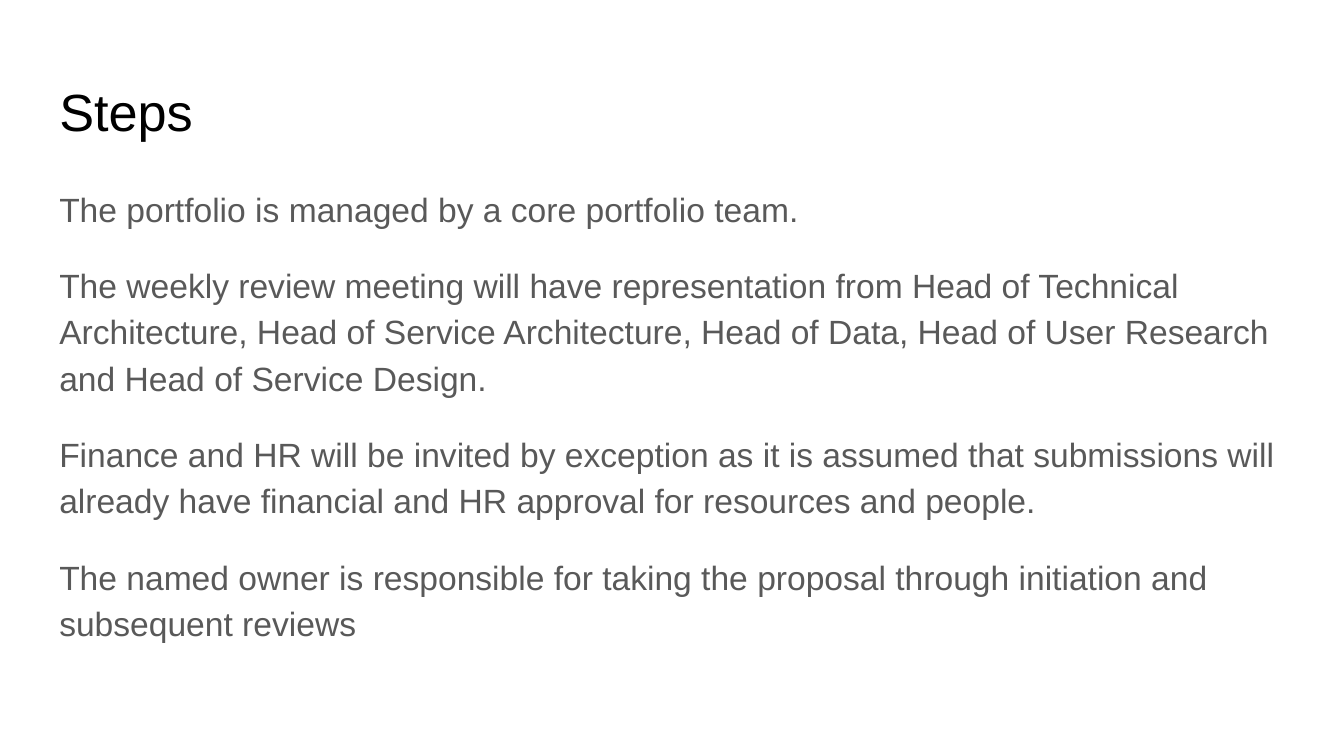
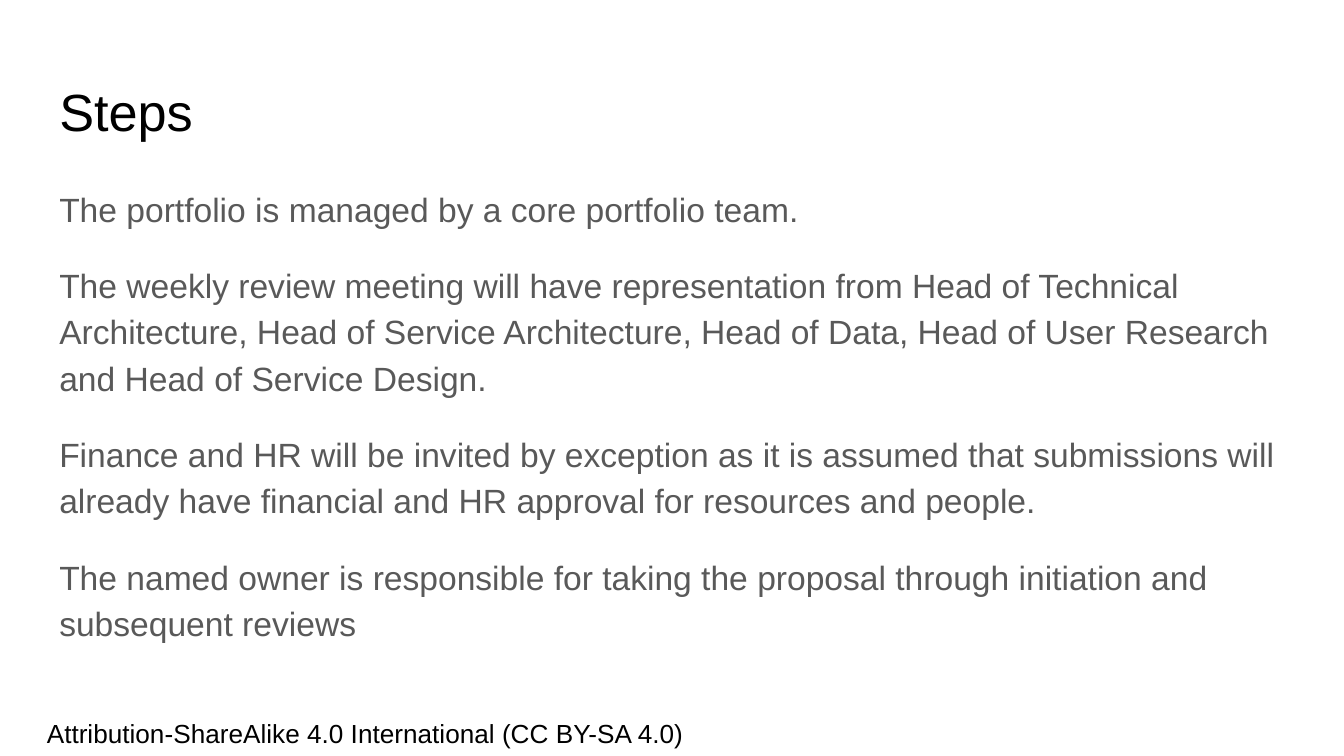
Before and after one commit to Artraige/template-library, a slide deck: slide 4 of Agile Portfolio Principles.odp. Drawn at 1344x756 pixels with LibreOffice and Linux fonts; fonts in the diff are those of the drawing. Boxes give left, top, right and bottom in pixels: in the first picture for what was removed or moved away, otherwise in the second. Text is boxed around its words. In the diff, an @@ line names an element or a change of style, - is before the commit and + after.

```diff
--- a/Agile Portfolio Principles.odp
+++ b/Agile Portfolio Principles.odp
@@ text added at [47, 724, 683, 749], 14 pt, text #000000 @@
+Attribution-ShareAlike 4.0 International (CC BY-SA 4.0)
```
Also in this commit, not shown: 4 other slides changed.
